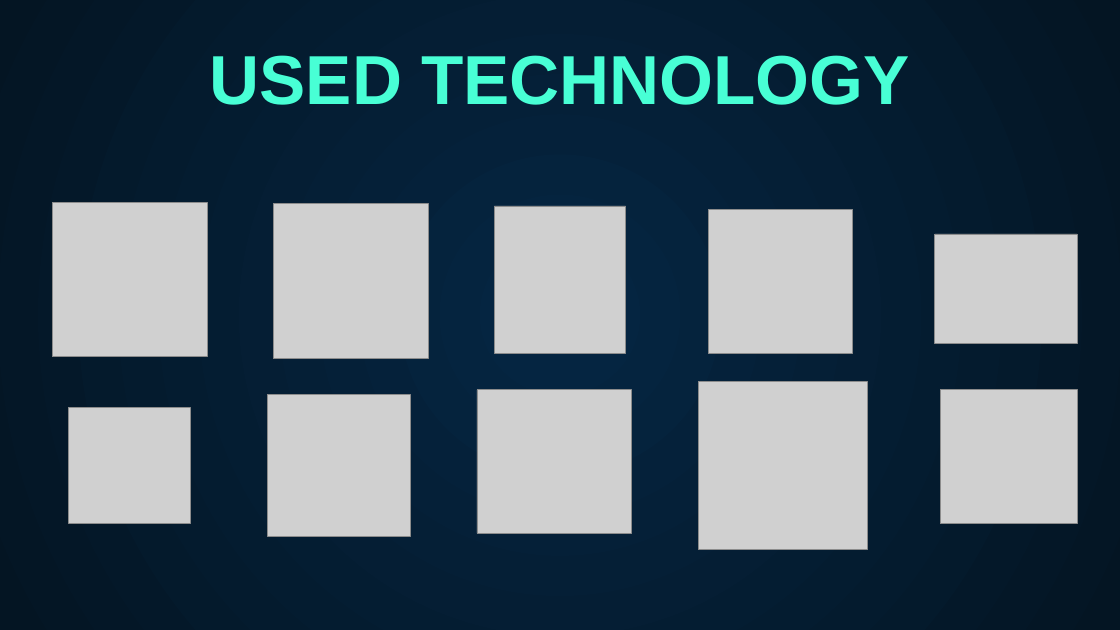
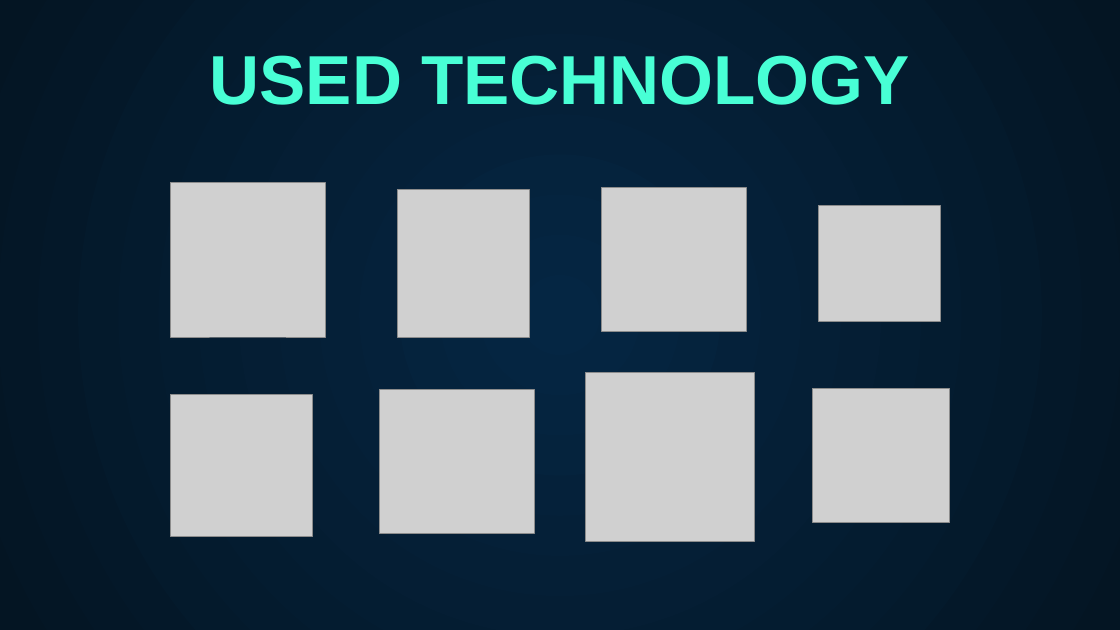
Before and after one commit to EduSchoolConnect/EduSchool, a slide deck: slide 6 of Documentation/EduSchool_Presentation.pptx. Drawn at 1120x630 pixels with LibreOffice and Linux fonts; fonts in the diff are those of the drawing; grey boxes stand for pictures. Boxes give left, top, right and bottom in pixels: in the first picture for what was removed or moved away, otherwise in the second. Text is boxed around its words. In the diff, an @@ line names an element or a change of style, - is before the commit and + after.

Commit message:
fix presentation

```diff
--- a/Documentation/EduSchool_Presentation.pptx
+++ b/Documentation/EduSchool_Presentation.pptx
@@ picture: place and size @@
-picture at bbox=[52, 202, 207, 356]
+picture at bbox=[171, 183, 325, 337]
@@ picture removed at bbox=[273, 204, 428, 359] @@
@@ picture: place and size @@
-picture at bbox=[495, 206, 626, 353]
+picture at bbox=[398, 190, 529, 337]
@@ picture: place and size @@
-picture at bbox=[708, 209, 853, 354]
+picture at bbox=[602, 188, 747, 333]
@@ picture: place and size @@
-picture at bbox=[69, 408, 190, 523]
+picture at bbox=[819, 205, 940, 321]
@@ picture removed at bbox=[935, 234, 1078, 344] @@
@@ picture: place and size @@
-picture at bbox=[699, 381, 868, 550]
+picture at bbox=[586, 372, 755, 541]
@@ picture: place and size @@
-picture at bbox=[940, 390, 1077, 523]
+picture at bbox=[813, 389, 950, 523]
@@ picture: place and size @@
-picture at bbox=[268, 395, 411, 537]
+picture at bbox=[171, 395, 313, 537]
@@ picture: place and size @@
-picture at bbox=[477, 390, 632, 534]
+picture at bbox=[380, 390, 534, 534]
```
